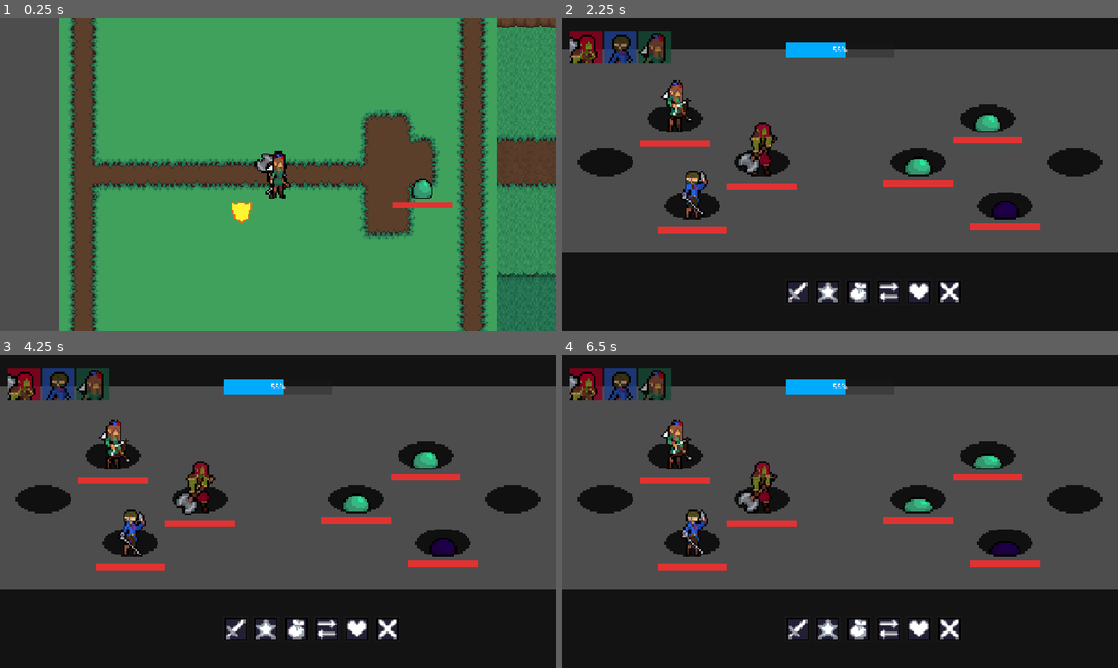
Above: before the commit, frames 1-4 (two rows, left to right).
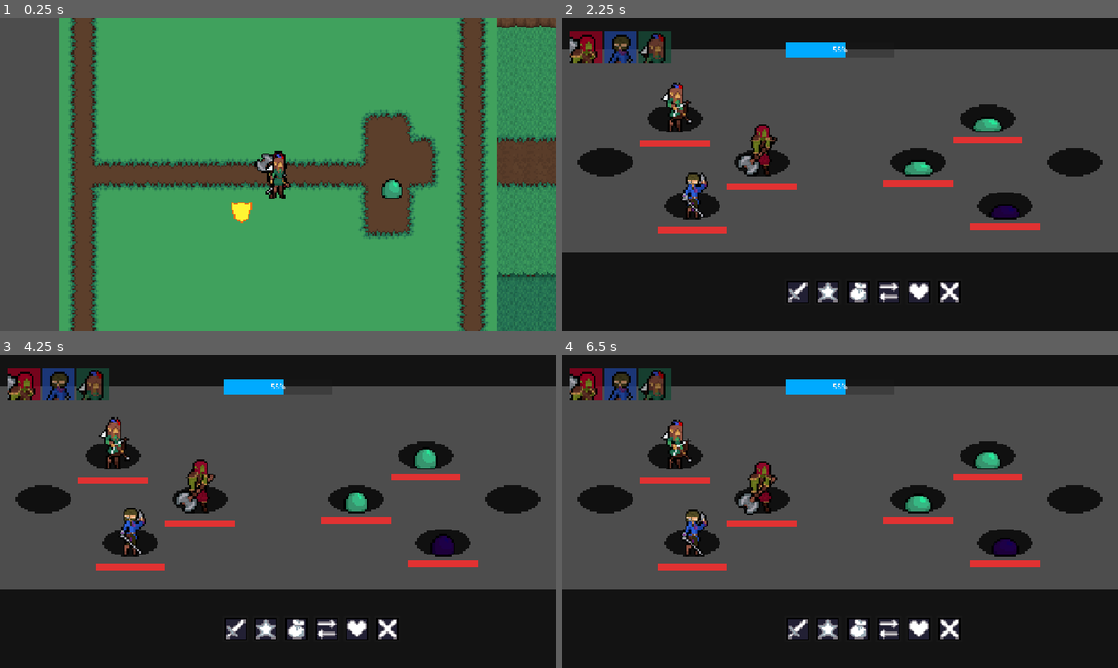
Above: after the commit, the same moments.

Repository: articrus/PROJECT_STARDUST
Game: Godot game, scene res://areas/test_level.tscn
Same seed, same stepped clock (60 frames per second), same inputs: the game is played once before the commit and once after it.
Inputs (mouse positions are in pixels of both pictures, inside the frame that each line leads up to):
- Up to frame 1 (0.25 s): no input
- Up to frame 2 (2.25 s): move the mouse to (962, 158) at 0.52 s; hold D (move_right) 0.53-1.28 s; click (962, 158) at 0.6 s; move the mouse to (728, 190) at 1.27 s; hold S (move_down) 1.28-2.03 s; click (728, 190) at 1.35 s; move the mouse to (895, 105) at 2.02 s; hold D (move_right) from 2.03 s (still down); click (895, 105) at 2.1 s
- Up to frame 3 (4.25 s): move the mouse to (250, 574) at 2.77 s; release D (move_right) at 2.78 s; hold W (move_up) 2.78-3.53 s; click (250, 574) at 2.85 s; move the mouse to (444, 558) at 3.52 s; hold A (move_left) from 3.53 s (still down); click (444, 558) at 3.6 s
- Up to frame 4 (6.5 s): move the mouse to (673, 464) at 4.27 s; click (673, 464) at 4.35 s; move the mouse to (867, 511) at 5.02 s; release A (move_left) at 5.03 s; hold S (move_down) 5.03-5.78 s; click (867, 511) at 5.1 s; move the mouse to (756, 433) at 5.77 s; hold D (move_right) from 5.78 s (still down); click (756, 433) at 5.85 s

The runs differ from the first frame. In frame 1, 0.5% of the frame differs, in the area x 68-82%, y 51-61%; in frame 2, 1.1%; in frame 3, 1.1%, in the area x 17-82%, y 19-65%; in frame 4, 0.8%.

Commit message:
Encounter Update III
-Finally made encounter data work! Now the battles_scene can load encounters with a simple data array.
-Removed encounter trigger from regular enemies, only overworld enemies need it
-Removed test slimes from battle_scene, now they are instantiated from passed data
-Removed encounter_trigger script, its code fits and is more efficient on the overworld enemy script
-Overworld enemy now has the encounter data variable, this data will be assigned during level creation
-Added code in game_manager and battle_manager to pass/receive encounter data from the trigger
-Updated signalbus accordingly to pass this data
-For now, created a test encounter resource, will be removed eventually, as this type of data will be created at runtime

Diff:
--- a/areas/test_level.tscn
+++ b/areas/test_level.tscn
@@ -1,11 +1,13 @@
-[gd_scene load_steps=9 format=4 uid="uid://dn47xkxk5qm7w"]
+[gd_scene load_steps=11 format=4 uid="uid://dn47xkxk5qm7w"]
 
 [ext_resource type="Texture2D" uid="uid://bp0egh5asyhmb" path="res://sprites/enviormnet/plains_tileset.png" id="1_w2jdf"]
 [ext_resource type="PackedScene" uid="uid://dvuah4vdyumyc" path="res://areas/area_components/enviornment.tscn" id="2_34trp"]
-[ext_resource type="PackedScene" uid="uid://clrnsxdcmxkr1" path="res://characters/enemies/slime.tscn" id="2_tjibp"]
 [ext_resource type="Texture2D" uid="uid://cgug7hf7n8dp5" path="res://ui/tokens/def_1.tres" id="3_tjibp"]
 [ext_resource type="PackedScene" uid="uid://ctbbghcvamcqk" path="res://areas/room pieces/plains/plains_0.tscn" id="5_b2428"]
+[ext_resource type="PackedScene" uid="uid://jntk3b32bt0h" path="res://characters/overworld/overworld_enemy.tscn" id="5_fvryb"]
 [ext_resource type="Script" uid="uid://d0mn2mh4ua42" path="res://scripts/test/test_ui.gd" id="6_fvryb"]
+[ext_resource type="Texture2D" uid="uid://bcyc4k0o54xrr" path="res://sprites/enemies/grn_slime.png" id="6_wavu5"]
+[ext_resource type="Resource" uid="uid://bfumwfyb7v5k1" path="res://scripts/encounter/test_encoutner.tres" id="7_yl4s8"]
 
 [sub_resource type="TileSetAtlasSource" id="TileSetAtlasSource_tjibp"]
 texture = ExtResource("1_w2jdf")
@@ -134,12 +136,14 @@
 y_sort_enabled = true
 position = Vector2(624, 0)
 
-[node name="Slime" parent="Enviornment" instance=ExtResource("2_tjibp")]
-position = Vector2(95, 0)
-
 [node name="Sprite2D" type="Sprite2D" parent="Enviornment"]
 position = Vector2(-24, 25)
 texture = ExtResource("3_tjibp")
+
+[node name="OverworldEnemy" parent="Enviornment" instance=ExtResource("5_fvryb")]
+position = Vector2(75, 0)
+texture = ExtResource("6_wavu5")
+encounter = ExtResource("7_yl4s8")
 
 [node name="CanvasLayer" type="CanvasLayer" parent="."]
 visible = false
--- a/characters/enemies/new_slime.tscn
+++ b/characters/enemies/new_slime.tscn
@@ -8,12 +8,7 @@
 [ext_resource type="PackedScene" uid="uid://bb5l5lx7e14gk" path="res://ui/actor_components/actor_ui.tscn" id="7_4pilr"]
 [ext_resource type="PackedScene" uid="uid://ca6jueyhukwyt" path="res://animations/enemies/simple_enemy.tscn" id="8_f2xpl"]
 [ext_resource type="Texture2D" uid="uid://bcyc4k0o54xrr" path="res://sprites/enemies/grn_slime.png" id="9_58d7d"]
-[ext_resource type="Script" uid="uid://b0ojmt4abulyw" path="res://scripts/enemies/encounter_trigger.gd" id="10_cus1y"]
 [ext_resource type="PackedScene" uid="uid://bjvmx7hn82haj" path="res://characters/character_essentials.tscn" id="13_hm4ux"]
-
-[sub_resource type="CapsuleShape2D" id="CapsuleShape2D_32d6h"]
-radius = 6.0
-height = 18.0
 
 [node name="Slime" type="Node2D" groups=["Enemies"]]
 y_sort_enabled = true
@@ -30,17 +25,6 @@
 [node name="SimpleEnemy" parent="." instance=ExtResource("8_f2xpl")]
 modulate = Color(0.5278309, 0.00024079815, 0.5410437, 1)
 sprite_sheet = ExtResource("9_58d7d")
-
-[node name="Area2D" type="Area2D" parent="."]
-position = Vector2(0, 11)
-collision_layer = 4
-collision_mask = 2
-script = ExtResource("10_cus1y")
-
-[node name="CollisionShape2D" type="CollisionShape2D" parent="Area2D"]
-rotation = 1.5708
-shape = SubResource("CapsuleShape2D_32d6h")
-debug_color = Color(0.870294, 0.079178, 0.822579, 0.42)
 
 [node name="ActorUI" parent="." instance=ExtResource("7_4pilr")]
 offset_top = 20.0
@@ -60,6 +44,4 @@
 [node name="HitMarker" parent="CharacterEssentials" index="2"]
 position = Vector2(0, 11)
 
-[connection signal="area_entered" from="Area2D" to="Area2D" method="_on_area_entered"]
-
 [editable path="CharacterEssentials"]
--- a/characters/enemies/slime.tscn
+++ b/characters/enemies/slime.tscn
@@ -1,19 +1,14 @@
-[gd_scene load_steps=12 format=3 uid="uid://clrnsxdcmxkr1"]
+[gd_scene load_steps=10 format=3 uid="uid://clrnsxdcmxkr1"]
 
 [ext_resource type="Script" uid="uid://bm801yc5miabv" path="res://scripts/general/character.gd" id="1_32d6h"]
 [ext_resource type="Script" uid="uid://bawbbde4vk0q3" path="res://scripts/enemies/base_enemy.gd" id="1_yqynm"]
 [ext_resource type="Resource" uid="uid://cc5iq5qpkb1bn" path="res://scripts/enemy_ai/test_brains/test_normal_1.tres" id="2_dwe6s"]
-[ext_resource type="Script" uid="uid://b0ojmt4abulyw" path="res://scripts/enemies/encounter_trigger.gd" id="2_fka47"]
 [ext_resource type="Resource" uid="uid://cmopuf7wc8ybk" path="res://dialogue/enemy_quips/slime.tres" id="3_7gskj"]
 [ext_resource type="PackedScene" uid="uid://ca6jueyhukwyt" path="res://animations/enemies/simple_enemy.tscn" id="4_1u0jk"]
 [ext_resource type="AudioStream" uid="uid://di1pscii653xw" path="res://audio/voices/player/hope.wav" id="4_tt4in"]
 [ext_resource type="PackedScene" uid="uid://bb5l5lx7e14gk" path="res://ui/actor_components/actor_ui.tscn" id="7_7gskj"]
 [ext_resource type="Texture2D" uid="uid://bcyc4k0o54xrr" path="res://sprites/enemies/grn_slime.png" id="9_uejvu"]
 [ext_resource type="PackedScene" uid="uid://bjvmx7hn82haj" path="res://characters/character_essentials.tscn" id="13_aodrb"]
-
-[sub_resource type="CapsuleShape2D" id="CapsuleShape2D_32d6h"]
-radius = 6.0
-height = 18.0
 
 [node name="Slime" type="Node2D" groups=["Enemies"]]
 y_sort_enabled = true
@@ -29,17 +24,6 @@
 
 [node name="SimpleEnemy" parent="." instance=ExtResource("4_1u0jk")]
 sprite_sheet = ExtResource("9_uejvu")
-
-[node name="Area2D" type="Area2D" parent="."]
-position = Vector2(0, 11)
-collision_layer = 4
-collision_mask = 2
-script = ExtResource("2_fka47")
-
-[node name="CollisionShape2D" type="CollisionShape2D" parent="Area2D"]
-rotation = 1.5708
-shape = SubResource("CapsuleShape2D_32d6h")
-debug_color = Color(0.870294, 0.079178, 0.822579, 0.42)
 
 [node name="ActorUI" parent="." instance=ExtResource("7_7gskj")]
 offset_top = 20.0
@@ -59,6 +43,4 @@
 [node name="HitMarker" parent="CharacterEssentials" index="2"]
 position = Vector2(0, 11)
 
-[connection signal="area_entered" from="Area2D" to="Area2D" method="_on_area_entered"]
-
 [editable path="CharacterEssentials"]
--- a/characters/overworld/overworld_enemy.tscn
+++ b/characters/overworld/overworld_enemy.tscn
@@ -2,7 +2,7 @@
 
 [ext_resource type="Script" uid="uid://b30bsejo8a8td" path="res://scripts/overworld/overworld_enemy.gd" id="1_jrwqf"]
 [ext_resource type="PackedScene" uid="uid://ca6jueyhukwyt" path="res://animations/enemies/simple_enemy.tscn" id="2_pm3gd"]
-[ext_resource type="Script" uid="uid://b0ojmt4abulyw" path="res://scripts/enemies/encounter_trigger.gd" id="3_pehs4"]
+[ext_resource type="Texture2D" uid="uid://bcyc4k0o54xrr" path="res://sprites/enemies/grn_slime.png" id="3_jrwqf"]
 
 [sub_resource type="CapsuleShape2D" id="CapsuleShape2D_s2eu4"]
 radius = 7.0
@@ -20,11 +20,11 @@
 script = ExtResource("1_jrwqf")
 
 [node name="SimpleEnemy" parent="." instance=ExtResource("2_pm3gd")]
+sprite_sheet = ExtResource("3_jrwqf")
 
 [node name="Area2D" type="Area2D" parent="."]
 collision_layer = 4
 collision_mask = 2
-script = ExtResource("3_pehs4")
 
 [node name="CollisionShape2D" type="CollisionShape2D" parent="Area2D"]
 position = Vector2(0, 9)
@@ -46,7 +46,7 @@
 
 [node name="ChaseTimer" type="Timer" parent="."]
 
-[connection signal="area_entered" from="Area2D" to="Area2D" method="_on_area_entered"]
+[connection signal="area_entered" from="Area2D" to="." method="_on_area_2d_area_entered"]
 [connection signal="area_entered" from="SightLine" to="." method="_on_sight_line_area_entered"]
 [connection signal="body_entered" from="SightLine" to="." method="_on_sight_line_body_entered"]
 [connection signal="timeout" from="ChaseTimer" to="." method="_on_chase_timer_timeout"]
--- a/scenes/battle_scene.tscn
+++ b/scenes/battle_scene.tscn
@@ -1,13 +1,11 @@
-[gd_scene load_steps=10 format=3 uid="uid://ce3jrk18e5djc"]
+[gd_scene load_steps=8 format=3 uid="uid://ce3jrk18e5djc"]
 
 [ext_resource type="Script" uid="uid://xp2vr1bek8lm" path="res://scripts/battle_scene/battle_manager.gd" id="1_rum4d"]
 [ext_resource type="Texture2D" uid="uid://dg7ejffvctiai" path="res://sprites/backgrounds/back.png" id="2_3oc74"]
 [ext_resource type="PackedScene" uid="uid://bftnuo2e8h6yn" path="res://ui/battle_hud.tscn" id="2_pxwbd"]
 [ext_resource type="PackedScene" uid="uid://cw2bjqbq15fyu" path="res://battlescene/ranks.tscn" id="3_svpld"]
-[ext_resource type="PackedScene" uid="uid://clrnsxdcmxkr1" path="res://characters/enemies/slime.tscn" id="4_8qdv8"]
 [ext_resource type="PackedScene" uid="uid://r0003kmvyu2y" path="res://battlescene/enemy_ranks.tscn" id="4_rum4d"]
 [ext_resource type="PackedScene" uid="uid://dqtelk0e4uhoc" path="res://ui/targetor.tscn" id="6_1i8jf"]
-[ext_resource type="PackedScene" uid="uid://qnu8ixlmht3h" path="res://characters/enemies/new_slime.tscn" id="7_rum4d"]
 [ext_resource type="Script" uid="uid://bdgjd8etils3a" path="res://scripts/battle_scene/timers.gd" id="9_3oc74"]
 
 [node name="BattleScene" type="Node2D"]
@@ -42,23 +40,6 @@
 [node name="Enemies" type="Node2D" parent="."]
 position = Vector2(90, 0)
 
-[node name="Slime" parent="Enemies" instance=ExtResource("4_8qdv8")]
-
-[node name="Character" parent="Enemies/Slime" index="0"]
-chara_name = "Slime Number 1"
-
-[node name="Slime2" parent="Enemies" instance=ExtResource("4_8qdv8")]
-position = Vector2(28, -34)
-
-[node name="Character" parent="Enemies/Slime2" index="0"]
-chara_name = "Slime Number 2"
-
-[node name="Slime3" parent="Enemies" instance=ExtResource("7_rum4d")]
-position = Vector2(-4, -69)
-
-[node name="Character" parent="Enemies/Slime3" index="0"]
-chara_name = "Support Slime"
-
 [node name="BattleCam" type="Camera2D" parent="."]
 zoom = Vector2(4, 4)
 
@@ -77,10 +58,3 @@
 
 [connection signal="timeout" from="Timers/TurnChange" to="Timers" method="_on_turn_change_timeout"]
 [connection signal="timeout" from="Timers/EndTimer" to="Timers" method="_on_end_timer_timeout"]
-
-[editable path="Enemies/Slime"]
-[editable path="Enemies/Slime/CharacterEssentials"]
-[editable path="Enemies/Slime2"]
-[editable path="Enemies/Slime2/CharacterEssentials"]
-[editable path="Enemies/Slime3"]
-[editable path="Enemies/Slime3/CharacterEssentials"]
--- a/scripts/battle_scene/battle_manager.gd
+++ b/scripts/battle_scene/battle_manager.gd
@@ -1,6 +1,6 @@
 extends Node2D
 # Written By: Gianni Coladonato
-# Date Created/Modificed: 27-10-2025 | 19-03-2026
+# Date Created/Modificed: 27-10-2025 | 20-03-2026
 # Scene Components
 @onready var party_node = $Players
 @onready var enemies_node = $Enemies
@@ -44,9 +44,9 @@
 	Signalbus.skill_button_pressed.connect(_skill_selected) # Connect specific chosen skill
 
 # Called when Node is loaded
-func _on_battle_scene_ready():
+func _on_battle_scene_ready(encounter: Encounter_Data):
 	await _load_players_into_scene(GameManager.current_party)
-	#await _load_enemies_into_scene(encounter_data)
+	await _load_enemies_into_scene(encounter)
 	_scene_set_up()
 
 func _scene_set_up():
--- a/scripts/encounter/encounter_data.gd
+++ b/scripts/encounter/encounter_data.gd
@@ -1,5 +1,5 @@
 extends Resource
 class_name Encounter_Data
 # Written By: Gianni Coladonato
-# Date Created / Modified : 18-03-2026 / 19-03-2026
-@export var enemies = [enums.MONSTERS] # Array of enemies
+# Date Created / Modified : 18-03-2026 / 20-03-2026
+@export var enemies: Array[enums.MONSTERS] = [] # Array of enemies
--- /dev/null
+++ b/scripts/encounter/test_encoutner.tres
@@ -0,0 +1,8 @@
+[gd_resource type="Resource" script_class="Encounter_Data" load_steps=2 format=3 uid="uid://bfumwfyb7v5k1"]
+
+[ext_resource type="Script" uid="uid://b1wqtgeexy4m6" path="res://scripts/encounter/encounter_data.gd" id="1_71v62"]
+
+[resource]
+script = ExtResource("1_71v62")
+enemies = Array[int]([0, 0, 2])
+metadata/_custom_type_script = "uid://b1wqtgeexy4m6"
--- a/scripts/enemies/encounter_trigger.gd
+++ /dev/null
@@ -1,4 +0,0 @@
-extends Area2D
-
-func _on_area_entered(_area) -> void:
-	Signalbus.trigger_encounter.emit()
--- a/scripts/globals/signalbus.gd
+++ b/scripts/globals/signalbus.gd
@@ -1,7 +1,7 @@
 extends Node
 
 # Loading battle scene
-signal trigger_encounter
+signal trigger_encounter(encounter_data)
 signal end_encounter
 signal refresh_player_data
 
--- a/scripts/managers/game_manager.gd
+++ b/scripts/managers/game_manager.gd
@@ -1,6 +1,6 @@
 extends Node
 # Written By: Gianni Coladonato
-# Date Created / Modified: 06-10-2025 / 28-11-2025
+# Date Created / Modified: 06-10-2025 / 20-03-2026
 @onready var battle_scene = load("res://scenes/battle_scene.tscn")
 # Player Scenes stored alongside enum keys
 var player_templates: ={
@@ -22,6 +22,7 @@
 }
 @export var current_party: Array[enums.PLAYERS] = [enums.PLAYERS.RED, enums.PLAYERS.BLU, enums.PLAYERS.GRN]
 var current_battle
+var current_encounter: Encounter_Data
 var is_in_battle
 
 func _ready() -> void:
@@ -33,18 +34,19 @@
 func _on_world_ready():
 	Signalbus.pass_party_to_load.emit(current_party)
 
-func _load_battle_scene():
+func _load_battle_scene(encounter: Encounter_Data):
 	if !is_in_battle:
 		is_in_battle = true
 		GlobalVariables.can_move = false
 		current_battle = battle_scene.instantiate()
 		get_tree().current_scene.visible = false
+		current_encounter = encounter
 		call_deferred("_add_battle_scene")
 
 func _add_battle_scene():
 	add_child(current_battle)
 	await get_tree().process_frame
-	current_battle._on_battle_scene_ready()
+	current_battle._on_battle_scene_ready(current_encounter)
 
 func _destroy_battle_scene():
 	current_battle.queue_free()
--- a/scripts/overworld/overworld_enemy.gd
+++ b/scripts/overworld/overworld_enemy.gd
@@ -2,12 +2,15 @@
 
 @onready var animation_node = $SimpleEnemy
 @onready var chase_timer = $ChaseTimer
+@export var texture: Texture
+@export var encounter: Encounter_Data
 # Variables
 var target
 var is_chasing: bool = false
 
 func _ready() -> void:
-	pass
+	animation_node.sprite_sheet = texture
+	animation_node.enemy_state = enums.ENEMY_STATE.IDLE
 
 # Move around or stay still
 func _physics_process(_delta: float) -> void:
@@ -25,3 +28,7 @@
 # Stop chasing the player
 func _on_chase_timer_timeout() -> void:
 	is_chasing = false
+
+
+func _on_area_2d_area_entered(_area: Area2D) -> void:
+	Signalbus.trigger_encounter.emit(encounter)
Not shown: 1 places in characters/enemies/new_slime.tscn that only renumber resources
Not shown, removed: scripts/enemies/encounter_trigger.gd.uid
